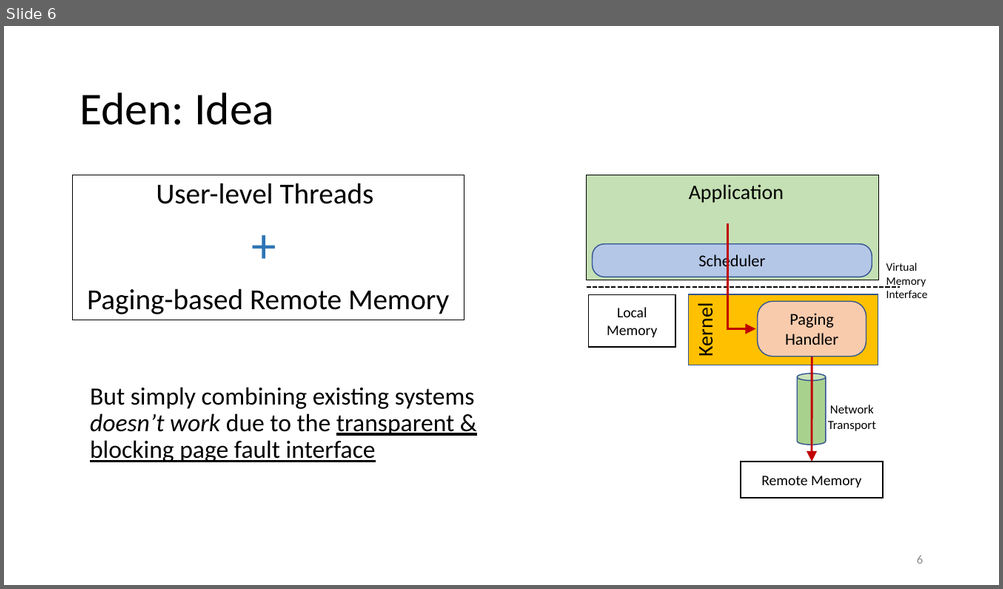
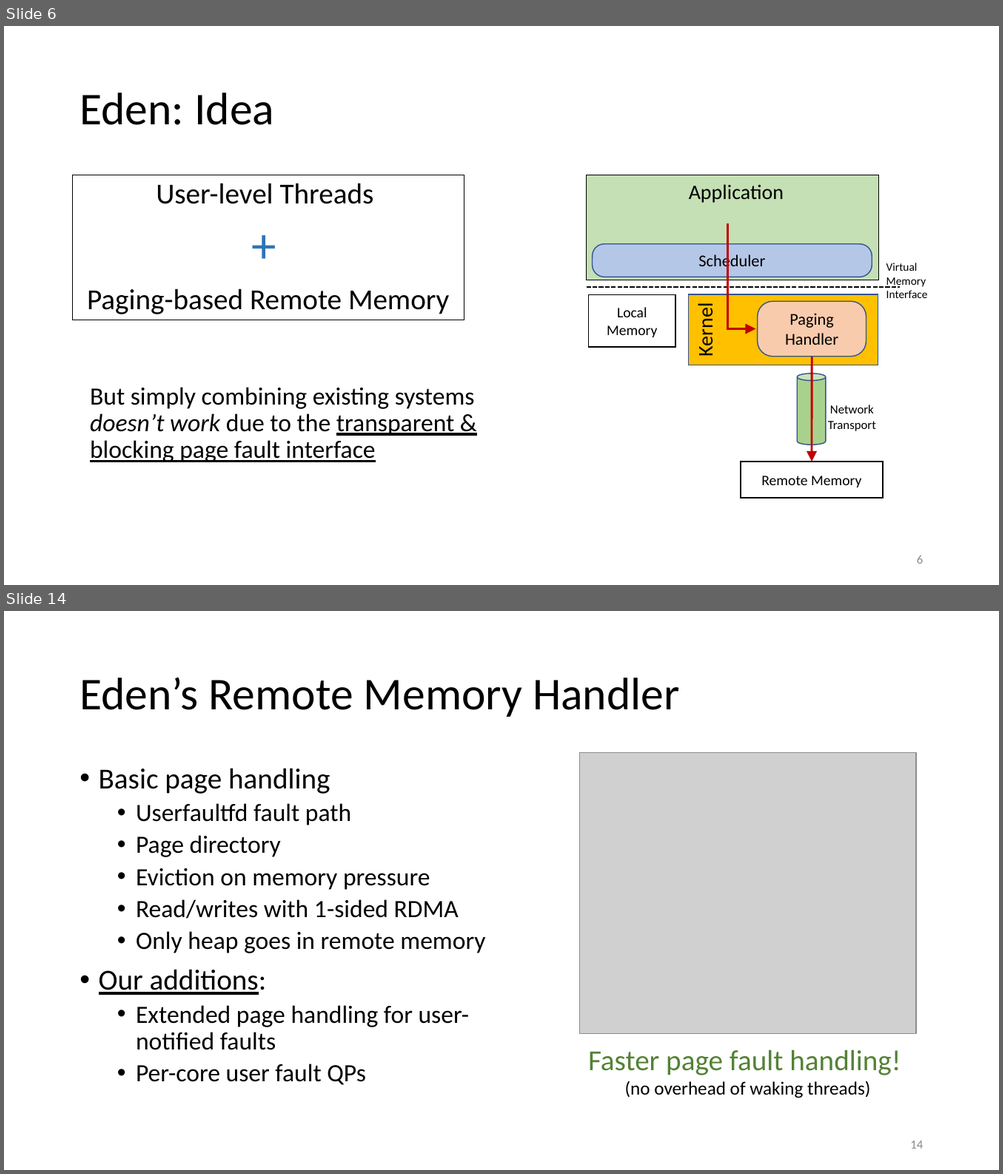
Before and after one commit to eden-farmem/eden-all, a slide deck: doc/talks/asplos.pptx. Shown one above the other, each under a label of ours: slide 6 before the commit, slides 6 and 14 after it; the slides between them are not shown. The pictures are 1003x589 and 1003x1174 pixels, drawn with LibreOffice and Linux fonts; fonts in the diff are those of the drawing; grey boxes stand for pictures. Boxes give left, top, right and bottom in pixels: in the first picture for what was removed or moved away, otherwise in the second. Text is boxed around its words. In the diff, an @@ line names an element or a change of style, - is before the commit and + after.

```diff
--- a/doc/talks/asplos.pptx
+++ b/doc/talks/asplos.pptx
@@ slide 14 added at [4, 611, 999, 1170], background #FFFFFF @@
@@ title added at [79, 678, 680, 717], 44 pt, text #000000 @@
+Eden’s Remote Memory Handler
@@ picture added at [579, 753, 916, 1035] @@
@@ text added at [99, 768, 485, 1085], 24 pt, text #000000 @@
+• Basic page handling
+  • Userfaultfd fault path
+  • Page directory
+  • Eviction on memory pressure
+  • Read/writes with 1-sided RDMA
+  • Only heap goes in remote memory
+• Our additions:
+  • Extended page handling for user-notified faults
+  • Per-core user fault QPs
@@ text added at [588, 1050, 900, 1099], 18 pt, text #000000 @@
+Faster page fault handling!
+(no overhead of waking threads)
@@ page number added at [910, 1141, 922, 1149], 12 pt, text #8C8C8C @@
+14
```
Also in this commit, not shown: 17 slides changed, 16 other slides added, 59 slides removed, 1 other file.
